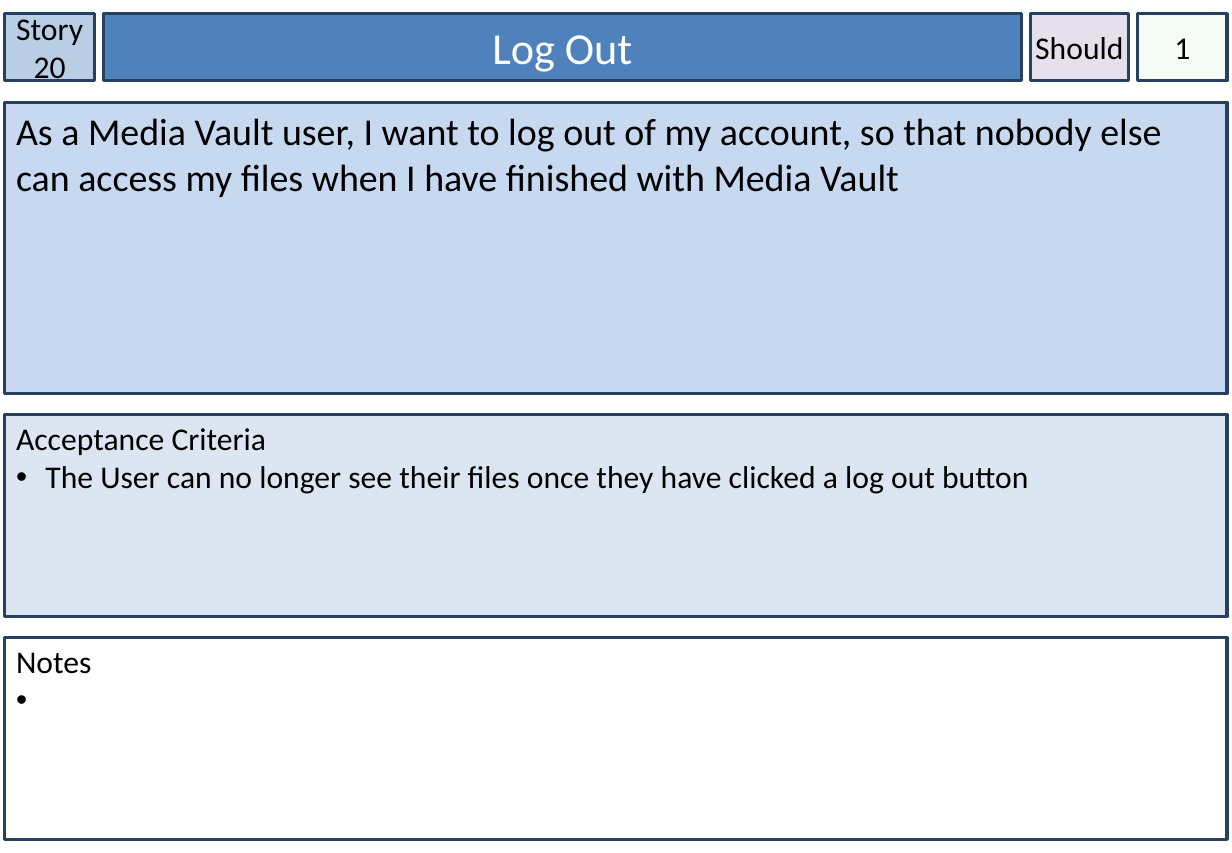
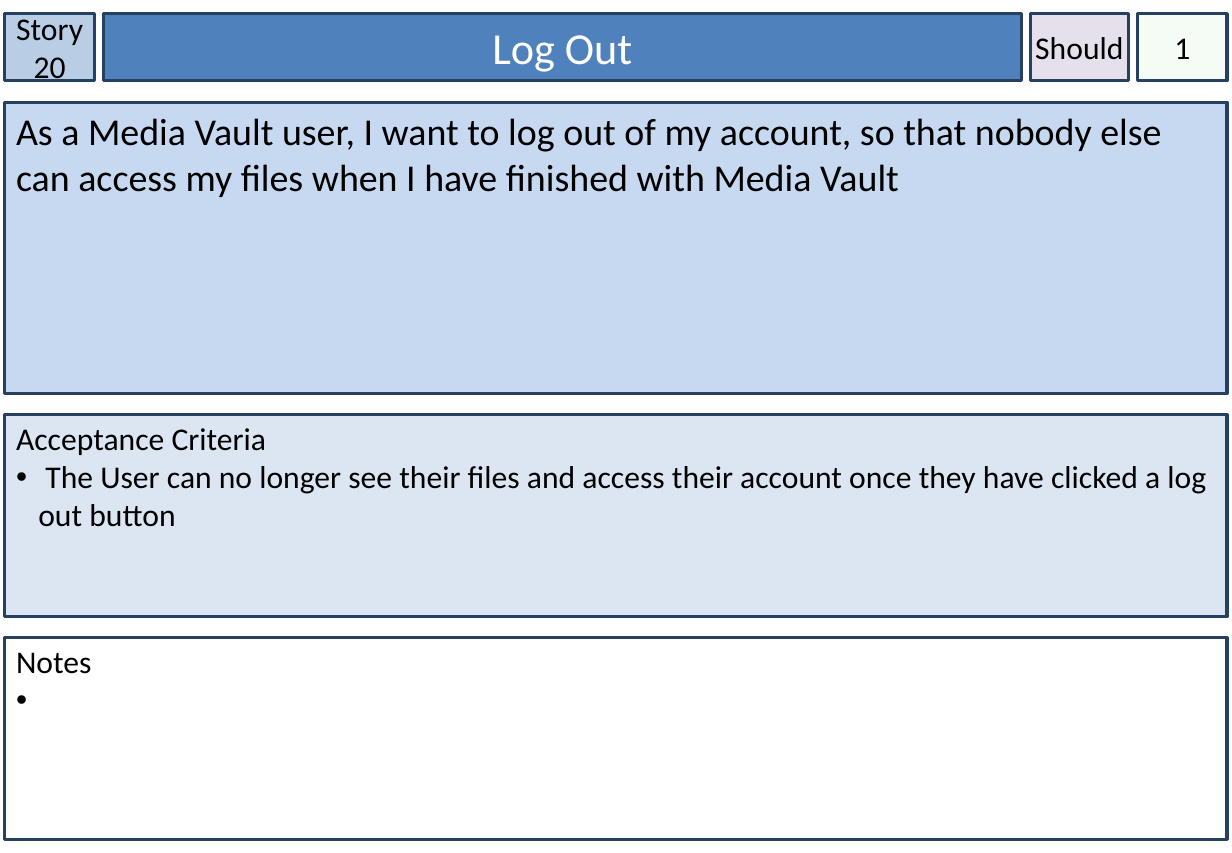
Before and after one commit to Lewibra/IFB299, a slide deck: slide 28 of Stories/Story Cards.pptx (slide 27 before the commit). Drawn at 1232x853 pixels with LibreOffice and Linux fonts; fonts in the diff are those of the drawing. Boxes give left, top, right and bottom in pixels: in the first picture for what was removed or moved away, otherwise in the second. Text is boxed around its words. In the diff, an @@ line names an element or a change of style, - is before the commit and + after.

```diff
--- a/Stories/Story Cards.pptx
+++ b/Stories/Story Cards.pptx
@@ text in rectangle at (38, 466, 1206, 527): text changed @@
-• The User can no longer see their files once they have clicked a log out button
+• The User can no longer see their files and access their account once they have clicked a log out button
```
Also in this commit, not shown: 1 other slide changed, 2 slides added, 1 slide removed, 1 other file.
